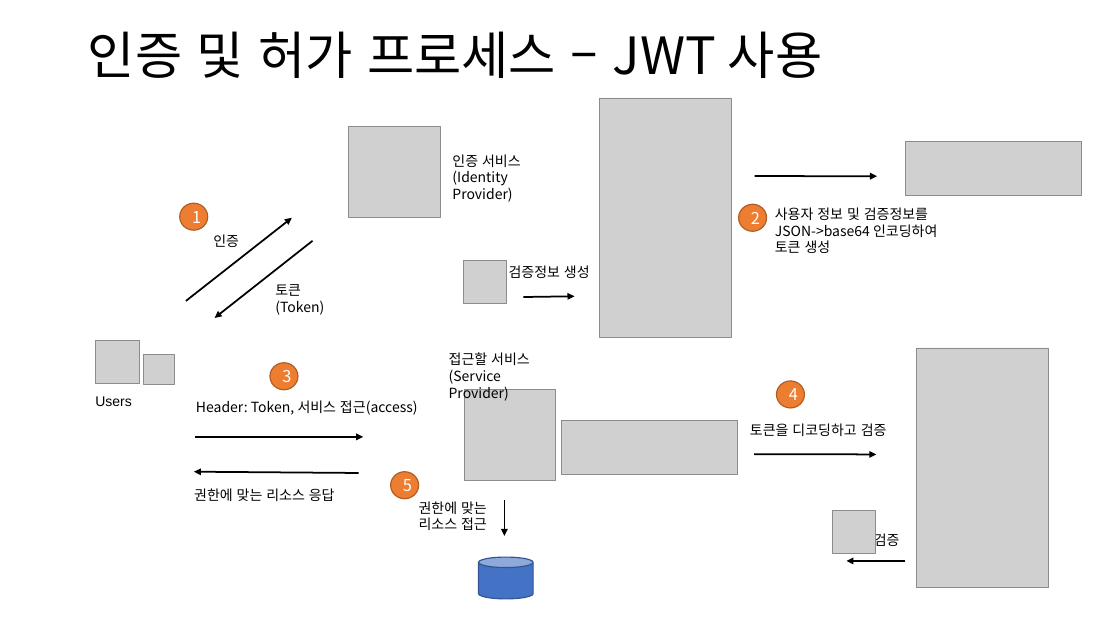
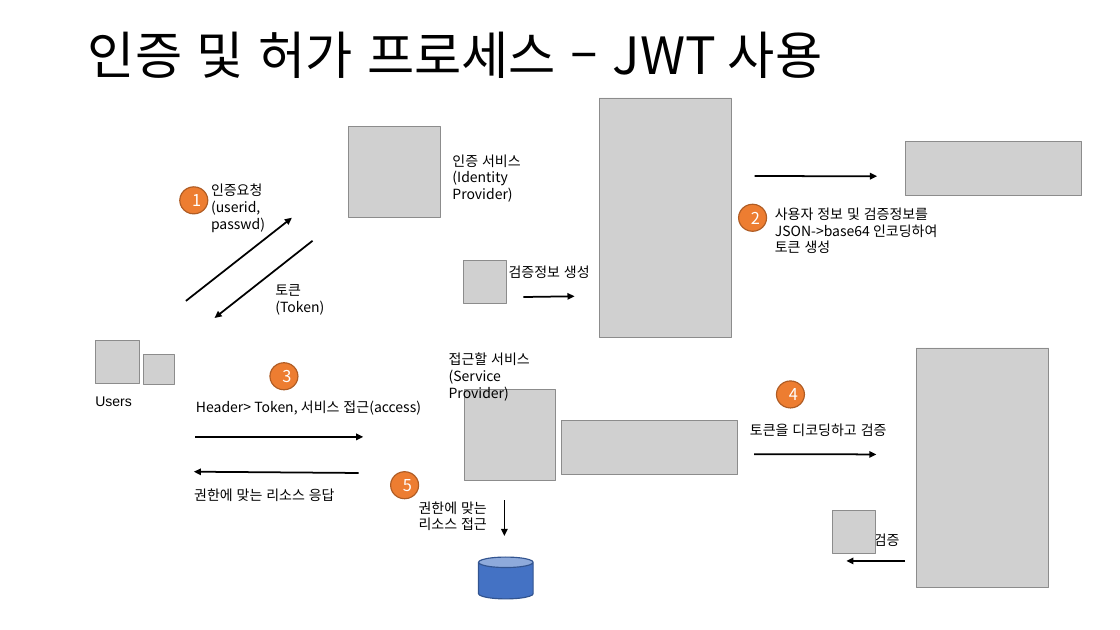
Before and after one commit to kdkcom1234/git2021, a slide deck: slide 4 of 8-msa/auth/-. 인증, 허가, 세션.pptx. Drawn at 1120x630 pixels with LibreOffice and Linux fonts; fonts in the diff are those of the drawing; grey boxes stand for pictures. Boxes give left, top, right and bottom in pixels: in the first picture for what was removed or moved away, otherwise in the second. Text is boxed around its words. In the diff, an @@ line names an element or a change of style, - is before the commit and + after.

```diff
--- a/8-msa/auth/-. 인증, 허가, 세션.pptx
+++ b/8-msa/auth/-. 인증, 허가, 세션.pptx
@@ ellipse "1": place and size @@
-ellipse "1" at box(180, 203, 208, 230)
+ellipse "1" at box(180, 187, 208, 213)
@@ text at box(211, 183, 265, 232): text changed @@
-인증
+인증요청
+(userid, passwd)
@@ text at box(196, 400, 421, 415): text changed @@
-Header: Token, 서비스 접근(access)
+Header> Token, 서비스 접근(access)
```
Also in this commit, not shown: 5 other slides changed, 3 slides added, 22 other files.
